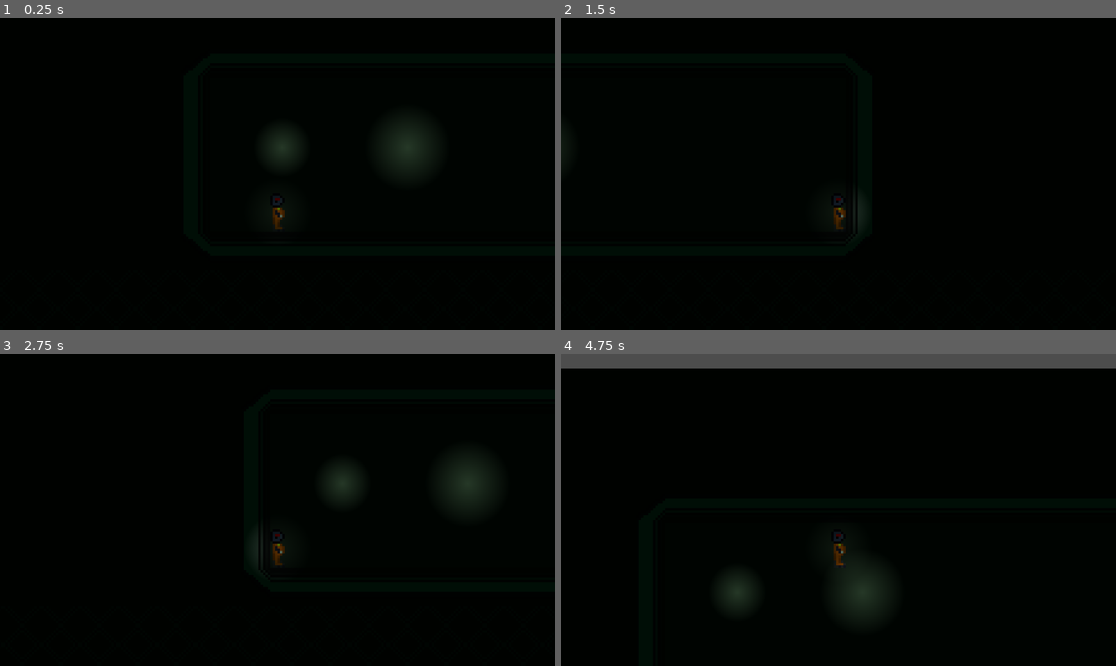
Above: before the commit, frames 1-4 (two rows, left to right).
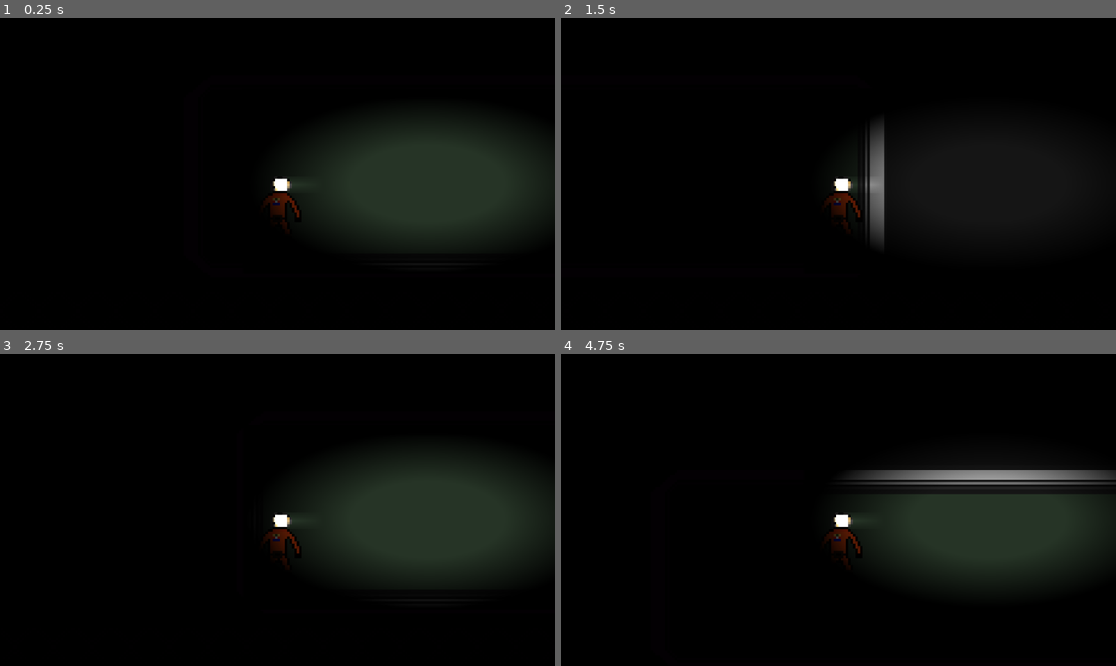
Above: after the commit, the same moments.

Repository: abandongames/project-waves
Game: Godot game, scene res://scenes/level0.tscn
Same seed, same stepped clock (60 frames per second), same inputs: the game is played once before the commit and once after it. This scene is started directly instead of the project's main scene.
Inputs:
- Up to frame 1 (0.25 s): no input
- Up to frame 2 (1.5 s): tap Enter (ui_accept) at 0.5, 0.77 s; hold Right (ui_right) from 0.53 s (still down)
- Up to frame 3 (2.75 s): tap Enter (ui_accept) at 1.52 s; release Right (ui_right) at 2.03 s; hold Left (ui_left) from 2.03 s (still down)
- Up to frame 4 (4.75 s): release Left (ui_left) at 2.78 s; hold Right (ui_right) 2.78-4.28 s; tap Enter (ui_accept) at 3.02, 3.77, 4.52 s; hold Left (ui_left) from 4.28 s (still down)

The runs differ from the first frame. In frame 1, 13% of the frame differs, in the area x 47-100%, y 33-74%; in frame 2, 1.7%; in frame 3, 12%; in frame 4, 19%, in the area x 0-100%, y 0-85%.

Commit message:
added spooky lighting

Diff:
--- a/player.tscn
+++ b/player.tscn
@@ -1,20 +1,45 @@
-[gd_scene load_steps=6 format=3 uid="uid://bw74sbl6xcjng"]
+[gd_scene load_steps=11 format=3 uid="uid://bw74sbl6xcjng"]
 
 [ext_resource type="Texture2D" uid="uid://brmwdx17uvb72" path="res://assets/sprites/player.png" id="1_4flbx"]
 [ext_resource type="Script" uid="uid://cufm33k4bxo1l" path="res://player.gd" id="1_onrkg"]
-[ext_resource type="Texture2D" uid="uid://djs14blk2ahp7" path="res://assets/sprites/2d_lights_and_shadows_neutral_point_light.webp" id="3_i3pqv"]
 
 [sub_resource type="CanvasItemMaterial" id="CanvasItemMaterial_onrkg"]
 
-[sub_resource type="RectangleShape2D" id="RectangleShape2D_i3pqv"]
-size = Vector2(6, 16)
+[sub_resource type="CapsuleShape2D" id="CapsuleShape2D_onrkg"]
+radius = 7.0
+height = 32.0
+
+[sub_resource type="Gradient" id="Gradient_hqtel"]
+offsets = PackedFloat32Array(0.3360324, 0.78137654)
+colors = PackedColorArray(1, 1, 1, 1, 0, 0, 0, 1)
+
+[sub_resource type="GradientTexture2D" id="GradientTexture2D_sweqy"]
+gradient = SubResource("Gradient_hqtel")
+fill = 1
+fill_from = Vector2(0.4957265, 0.51282054)
+fill_to = Vector2(0.051282052, 0.94871795)
+
+[sub_resource type="Gradient" id="Gradient_i3pqv"]
+offsets = PackedFloat32Array(0, 0.2672065)
+colors = PackedColorArray(1, 1, 1, 1, 0, 0, 0, 1)
+
+[sub_resource type="GradientTexture1D" id="GradientTexture1D_hqtel"]
+gradient = SubResource("Gradient_i3pqv")
+
+[sub_resource type="Gradient" id="Gradient_onrkg"]
+
+[sub_resource type="GradientTexture2D" id="GradientTexture2D_i3pqv"]
+gradient = SubResource("Gradient_onrkg")
+fill_from = Vector2(0.115384616, 0.42735043)
+fill_to = Vector2(1, 0.35897437)
 
 [node name="CharacterBody2D" type="CharacterBody2D"]
 material = SubResource("CanvasItemMaterial_onrkg")
 script = ExtResource("1_onrkg")
 
 [node name="CollisionShape2D" type="CollisionShape2D" parent="."]
-shape = SubResource("RectangleShape2D_i3pqv")
+position = Vector2(1, 1)
+shape = SubResource("CapsuleShape2D_onrkg")
 
 [node name="Player" type="Sprite2D" parent="."]
 texture = ExtResource("1_4flbx")
@@ -23,11 +48,23 @@
 offset = Vector2(0, -16)
 zoom = Vector2(5, 5)
 
-[node name="light" type="Sprite2D" parent="."]
+[node name="radiant" type="PointLight2D" parent="."]
+position = Vector2(63.000008, -13)
+scale = Vector2(6.727431, 3.3420136)
+energy = 1.01
+blend_mode = 2
+texture = SubResource("GradientTexture2D_sweqy")
+texture_scale = 0.36
 
-[node name="PointLight2D" type="PointLight2D" parent="light"]
-position = Vector2(-9.536743e-07, 0)
-scale = Vector2(0.111328036, 0.11328125)
-color = Color(0.18359044, 0.18359044, 0.18359044, 1)
-energy = 2.02
-texture = ExtResource("3_i3pqv")
+[node name="PointLight2D" type="PointLight2D" parent="."]
+position = Vector2(36.77497, -11.499999)
+scale = Vector2(0.22623712, 5.30303)
+texture = SubResource("GradientTexture1D_hqtel")
+texture_scale = 1.32
+
+[node name="monitor" type="PointLight2D" parent="."]
+position = Vector2(0.5, -11.5)
+scale = Vector2(0.109375, 0.07812501)
+energy = 5.44
+shadow_enabled = true
+texture = SubResource("GradientTexture2D_i3pqv")
--- a/scenes/level0.tscn
+++ b/scenes/level0.tscn
@@ -1,10 +1,9 @@
-[gd_scene load_steps=12 format=4 uid="uid://bhxiyc7n5h1h"]
+[gd_scene load_steps=11 format=4 uid="uid://bhxiyc7n5h1h"]
 
 [ext_resource type="Texture2D" uid="uid://iv2uvsecx0ll" path="res://assets/sprites/hallway_tileset.png" id="1_4exd7"]
 [ext_resource type="Texture2D" uid="uid://dbtog0rwf741w" path="res://assets/sprites/background.png" id="2_2h6oo"]
 [ext_resource type="PackedScene" uid="uid://bw74sbl6xcjng" path="res://player.tscn" id="2_ic6my"]
 [ext_resource type="Texture2D" uid="uid://dsaj37b7s4tb8" path="res://assets/sprites/background2.png" id="3_x1x1l"]
-[ext_resource type="Texture2D" uid="uid://djs14blk2ahp7" path="res://assets/sprites/2d_lights_and_shadows_neutral_point_light.webp" id="5_x1x1l"]
 
 [sub_resource type="PhysicsMaterial" id="PhysicsMaterial_2h6oo"]
 
@@ -56,19 +55,7 @@
 collision_layer = 2
 
 [node name="CanvasModulate" type="CanvasModulate" parent="."]
-color = Color(9.776559e-09, 0.08538585, 0.035387594, 1)
+color = Color(0.019607844, 0, 0.019607844, 1)
 
 [node name="Sprite2D" type="Sprite2D" parent="."]
 texture = SubResource("CompressedTexture2D_gklfi")
-
-[node name="PointLight2D" type="PointLight2D" parent="Sprite2D"]
-position = Vector2(29, -35)
-scale = Vector2(0.140625, 0.14453125)
-shadow_enabled = true
-texture = ExtResource("5_x1x1l")
-texture_scale = 0.68
-
-[node name="PointLight2D2" type="PointLight2D" parent="Sprite2D"]
-position = Vector2(81, -35)
-scale = Vector2(0.140625, 0.14453125)
-texture = ExtResource("5_x1x1l")
Binary file changed: assets/sprites/player.png
